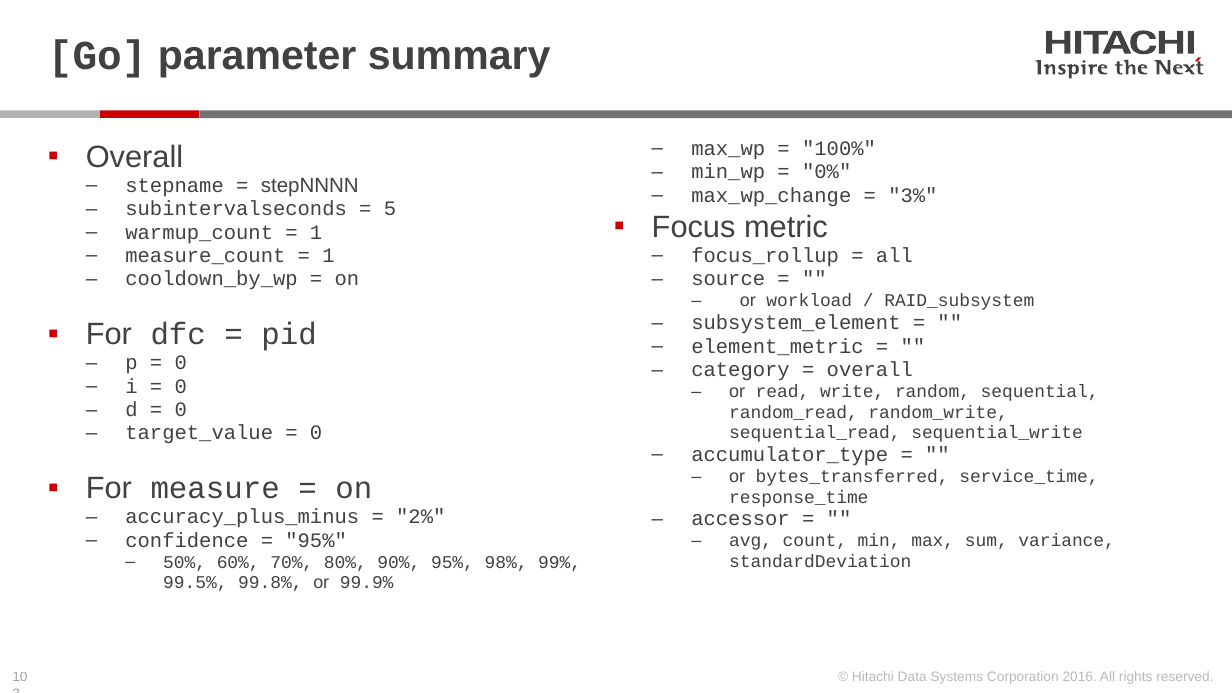
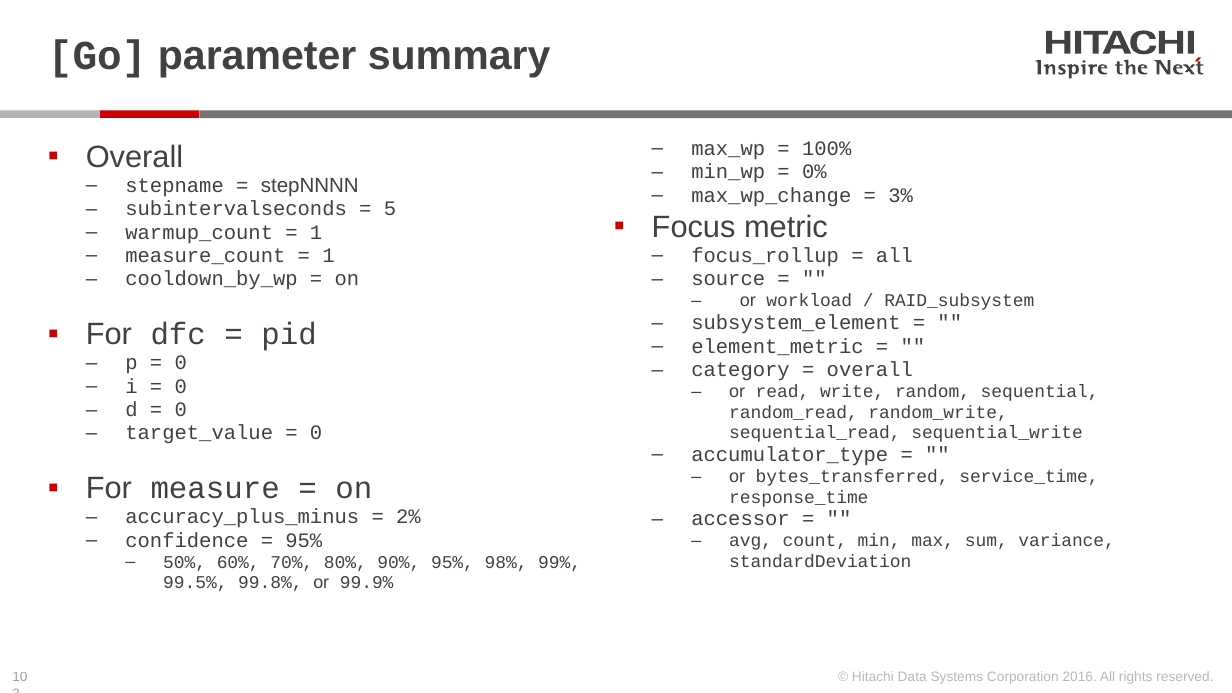
Before and after one commit to Hitachi-Data-Systems/ivy, a slide deck: slide 103 of doc/Programming ivy reference.pptx. Drawn at 1232x693 pixels with LibreOffice and Linux fonts; fonts in the diff are those of the drawing. Boxes give left, top, right and bottom in pixels: in the first picture for what was removed or moved away, otherwise in the second. Text is boxed around its words. In the diff, an @@ line names an element or a change of style, - is before the commit and + after.

Commit message:
remove requirement to quote [Go] parameter values containing . and % characters.

```diff
--- a/doc/Programming ivy reference.pptx
+++ b/doc/Programming ivy reference.pptx
@@ text at <box>691,141,913,207</box>: text changed @@
-  ‒ max_wp = "100%"
-  ‒ min_wp = "0%"
-  ‒ max_wp_change = "3%"
+  ‒ max_wp = 100%
+  ‒ min_wp = 0%
+  ‒ max_wp_change = 3%
@@ text at <box>125,509,421,548</box>: text changed @@
-  ‒ accuracy_plus_minus = "2%"
-  ‒ confidence = "95%"
+  ‒ accuracy_plus_minus = 2%
+  ‒ confidence = 95%
```
Also in this commit, not shown: 4 other slides changed, 7 other files.
